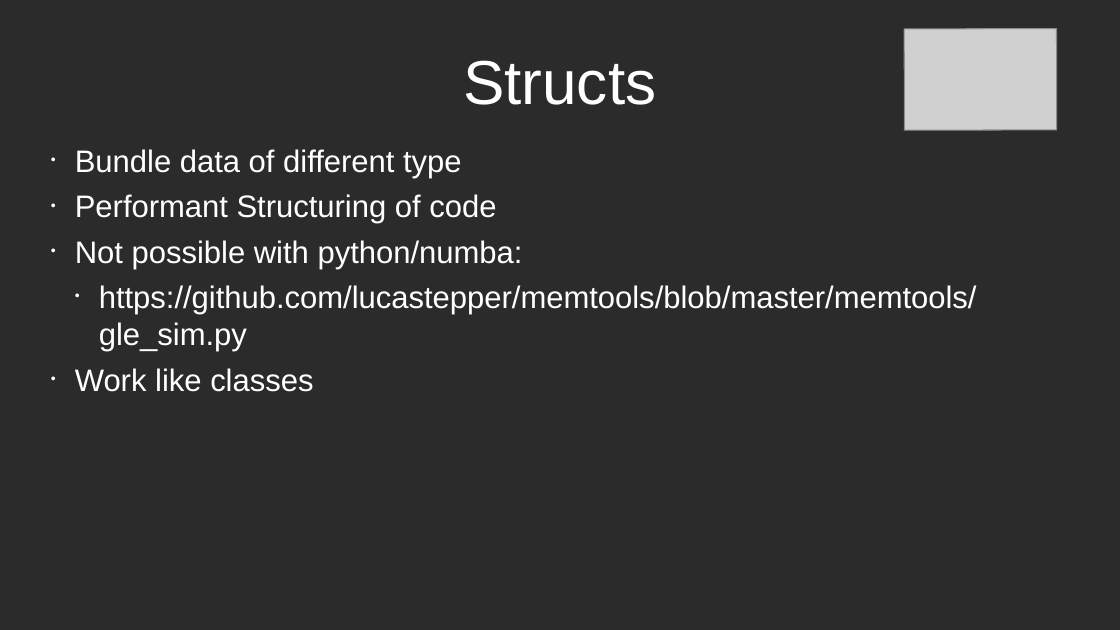
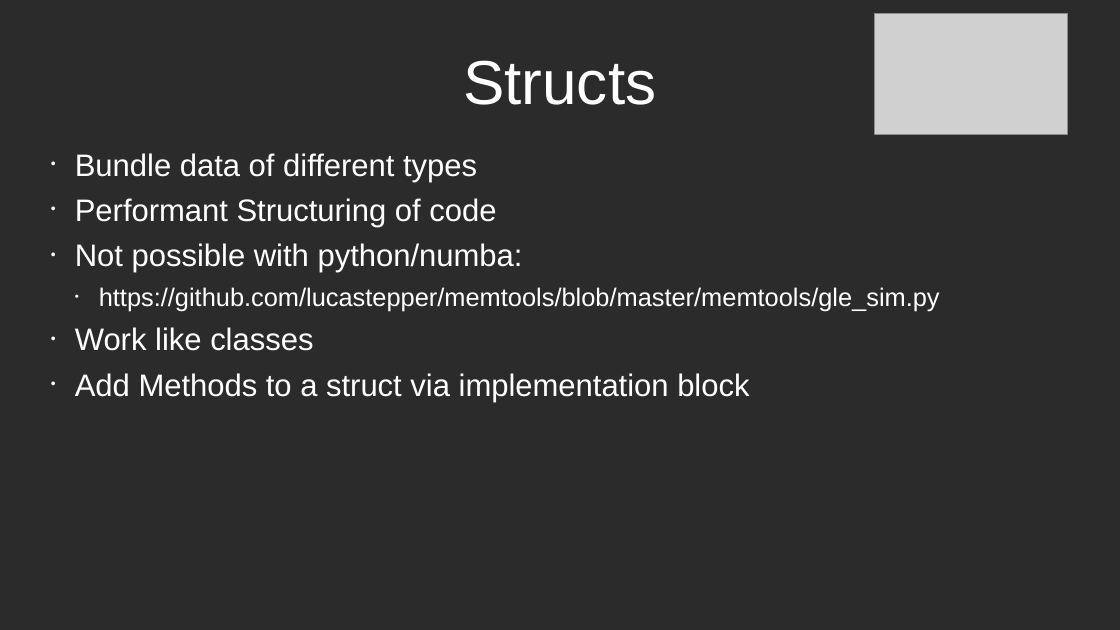
Before and after one commit to lucastepper/rust_talk, a slide deck: slide 8 of rust_presentation.odp. Drawn at 1120x630 pixels with LibreOffice and Linux fonts; fonts in the diff are those of the drawing; grey boxes stand for pictures; background and template pictures are left out; a plain dark background stands for a picture behind light text. Boxes give left, top, right and bottom in pixels: in the first picture for what was removed or moved away, otherwise in the second. Text is boxed around its words. In the diff, an @@ line names an element or a change of style, - is before the commit and + after.

```diff
--- a/rust_presentation.odp
+++ b/rust_presentation.odp
@@ picture at (875,13,1068,134): rotation 359 to 0 degrees @@
@@ text at (75,153,477,182): text changed @@
-• Bundle data of different type
+• Bundle data of different types
@@ text at (99,287,940,312): size 22 to 18 pt in "https://github.com/lucastepper/memtools/blob/master/memtools ..." @@
@@ text at (75,373,749,402): paragraph added @@
+• Add Methods to a struct via implementation block
```
Also in this commit, not shown: 7 other slides changed, 3 slides added, 14 other files.
